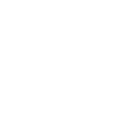
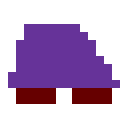
Revision of a layered (128, 128) image; what changed, layer by layer:
added layer "Pasted Layer #17" above "Pasted Layer #1" over (x1=8, y1=24, x2=120, y2=104)
